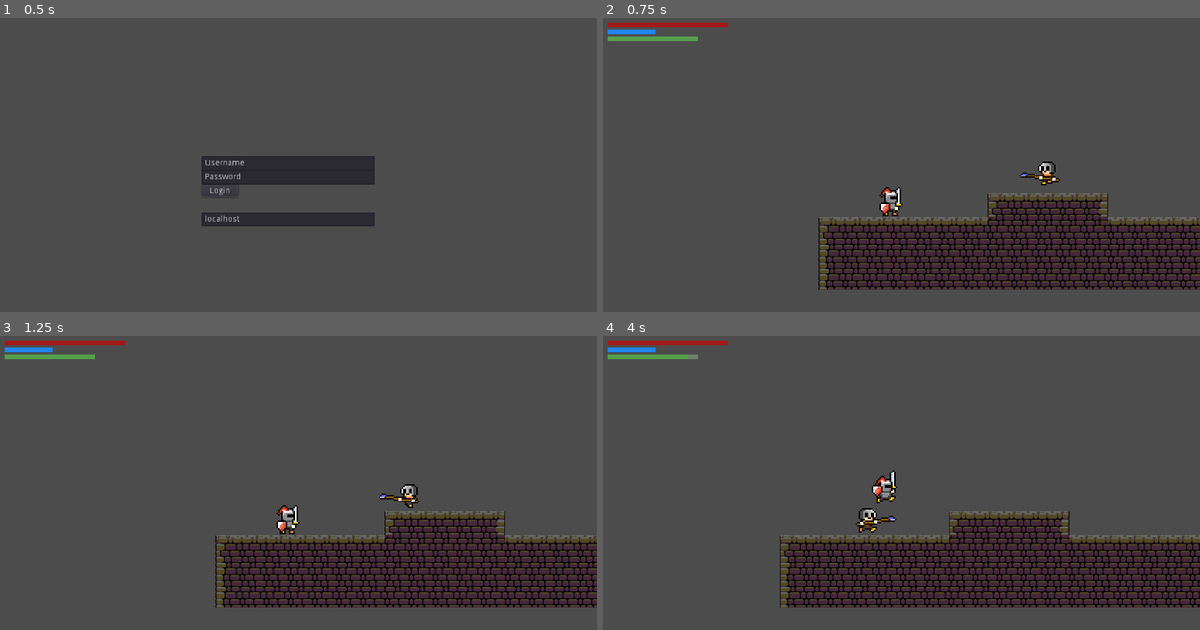
Above: before the commit, frames 1-4 (two rows, left to right).
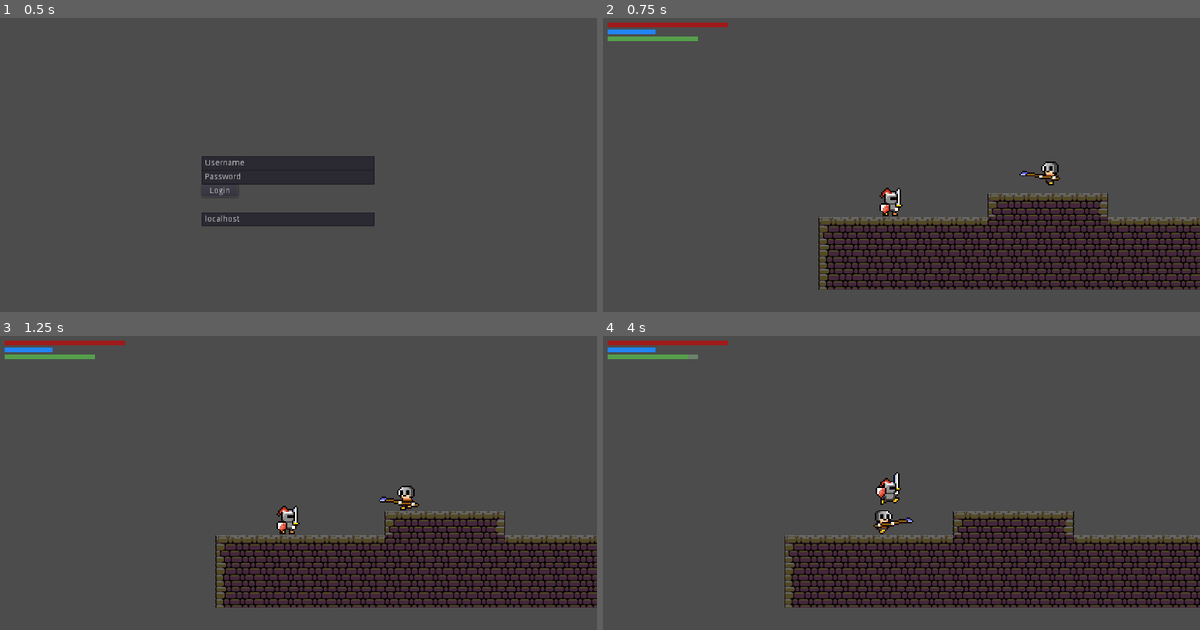
Above: after the commit, the same moments.

Repository: dim35/CEN3031-Project
Game: Godot game, scene res://screens/login_screen/login_screen.tscn
Two runs of this game, one before a commit and one after it. Both use one fixed random seed, a clock stepped at 60 frames per second and the inputs below.
Inputs:
- Up to frame 1 (0.5 s): no input
- Up to frame 2 (0.75 s): click "Login" at 0.5 s
- Up to frame 3 (1.25 s): no input
- Up to frame 4 (4 s): hold D (move_right) 1.28-2.03 s; hold X (attack) 1.28-2.03 s; tap Up (jump) at 1.52, 2.27, 3.77 s; hold A (move_left) 2.03-2.78 s; tap X (attack) at 2.1, 3.6 s; hold X (attack) 2.78-3.53 s; hold D (move_right) from 2.78 s (still down)

Frame 1 is identical in both runs. In frame 2, 0.3% of the frame differs, in the area x 46-77%, y 48-66%; in frame 3, 0.4%; in frame 4, 6.8%, in the area x 29-100%, y 45-93%.

Commit message:
All entity scenes properly inherited now.

Diff:
--- a/entity_scenes/AnimatedEntity.tscn
+++ b/entity_scenes/AnimatedEntity.tscn
@@ -14,16 +14,16 @@
 [sub_resource type="CapsuleShape2D" id=2]
 
 custom_solver_bias = 0.0
-radius = 10.0
-height = 20.0
+radius = 7.07825
+height = 5.25938
 
 [sub_resource type="CapsuleShape2D" id=3]
 
 custom_solver_bias = 0.0
-radius = 10.0
-height = 20.0
+radius = 8.40509
+height = 1.37794
 
-[node name="AnimatedEntity" type="KinematicBody2D" index="0"]
+[node name="AnimatedEntity" type="KinematicBody2D"]
 
 input_pickable = false
 collision_layer = 1
--- a/entity_scenes/ControllableEntity.gd
+++ b/entity_scenes/ControllableEntity.gd
@@ -1,5 +1 @@
 extends "res://entity_scenes/AnimatedEntity.gd"
-
-
-func _physics_process(delta):
-	pass
--- a/entity_scenes/Mob.tscn
+++ b/entity_scenes/Mob.tscn
@@ -18,6 +18,18 @@
 "speed": 5.0
 } ]
 
+[sub_resource type="CapsuleShape2D" id=2]
+
+custom_solver_bias = 0.0
+radius = 10.0
+height = 13.4696
+
+[sub_resource type="CapsuleShape2D" id=3]
+
+custom_solver_bias = 0.0
+radius = 10.0
+height = 13.3613
+
 [node name="Mob" instance=ExtResource( 1 )]
 
 collision_layer = 2
@@ -29,7 +41,7 @@
 scale = Vector2( 2, 2 )
 frames = SubResource( 1 )
 animation = "walking"
-frame = 2
+frame = 5
 playing = true
 offset = Vector2( 5, 0 )
 flip_h = true
@@ -37,7 +49,8 @@
 
 [node name="Hitbox" parent="." index="1"]
 
-position = Vector2( 0.821106, -1.79471 )
+position = Vector2( -1.17889, -0.79471 )
+shape = SubResource( 2 )
 
 [node name="Area2D" parent="." index="2"]
 
@@ -46,3 +59,4 @@
 [node name="CollisionShape2D" parent="Area2D" index="0"]
 
 position = Vector2( -0.973633, -62.2777 )
+shape = SubResource( 3 )
--- a/entity_scenes/Player.tscn
+++ b/entity_scenes/Player.tscn
@@ -1,9 +1,9 @@
-[gd_scene load_steps=17 format=2]
+[gd_scene load_steps=16 format=2]
 
-[ext_resource path="res://entity_scenes/Player.gd" type="Script" id=1]
-[ext_resource path="res://assets/animation_sprites/attacking-0.png" type="Texture" id=2]
-[ext_resource path="res://assets/animation_sprites/attacking-1.png" type="Texture" id=3]
-[ext_resource path="res://assets/animation_sprites/attacking-2.png" type="Texture" id=4]
+[ext_resource path="res://entity_scenes/ControllableEntity.tscn" type="PackedScene" id=1]
+[ext_resource path="res://entity_scenes/Player.gd" type="Script" id=2]
+[ext_resource path="res://assets/animation_sprites/idle-1.png" type="Texture" id=3]
+[ext_resource path="res://assets/animation_sprites/idle-0.png" type="Texture" id=4]
 [ext_resource path="res://assets/animation_sprites/walking-0.png" type="Texture" id=5]
 [ext_resource path="res://assets/animation_sprites/walking-1.png" type="Texture" id=6]
 [ext_resource path="res://assets/animation_sprites/walking-2.png" type="Texture" id=7]
@@ -11,23 +11,17 @@
 [ext_resource path="res://assets/animation_sprites/walking-4.png" type="Texture" id=9]
 [ext_resource path="res://assets/animation_sprites/walking-5.png" type="Texture" id=10]
 [ext_resource path="res://assets/animation_sprites/knight-jump-0.png" type="Texture" id=11]
-[ext_resource path="res://assets/animation_sprites/idle-1.png" type="Texture" id=12]
-[ext_resource path="res://assets/animation_sprites/idle-0.png" type="Texture" id=13]
+[ext_resource path="res://assets/animation_sprites/attacking-0.png" type="Texture" id=12]
+[ext_resource path="res://assets/animation_sprites/attacking-1.png" type="Texture" id=13]
+[ext_resource path="res://assets/animation_sprites/attacking-2.png" type="Texture" id=14]
 
-[sub_resource type="CapsuleShape2D" id=1]
-
-custom_solver_bias = 0.0
-radius = 8.2
-height = 1.87106
-_sections_unfolded = [ "Resource" ]
-
-[sub_resource type="SpriteFrames" id=2]
+[sub_resource type="SpriteFrames" id=1]
 
 animations = [ {
-"frames": [ ExtResource( 2 ), ExtResource( 3 ), ExtResource( 4 ) ],
+"frames": [ ExtResource( 3 ), ExtResource( 4 ) ],
 "loop": true,
-"name": "attacking",
-"speed": 6.0
+"name": "idle",
+"speed": 5.0
 }, {
 "frames": [ ExtResource( 5 ), ExtResource( 6 ), ExtResource( 7 ), ExtResource( 8 ), ExtResource( 9 ), ExtResource( 10 ) ],
 "loop": true,
@@ -39,82 +33,23 @@
 "name": "falling",
 "speed": 5.0
 }, {
-"frames": [ ExtResource( 12 ), ExtResource( 13 ) ],
+"frames": [ ExtResource( 12 ), ExtResource( 13 ), ExtResource( 14 ) ],
 "loop": true,
-"name": "idle",
-"speed": 5.0
+"name": "attacking",
+"speed": 6.0
 } ]
 
-[sub_resource type="CapsuleShape2D" id=3]
-
-custom_solver_bias = 0.0
-radius = 8.11261
-height = 1.83669
-
-[node name="Player" type="KinematicBody2D" index="0"]
+[node name="Player" instance=ExtResource( 1 )]
 
 position = Vector2( 864, 128 )
 scale = Vector2( 2, 2 )
-input_pickable = true
 collision_layer = 0
 collision_mask = 3
-collision/safe_margin = 0.08
-script = ExtResource( 1 )
-_sections_unfolded = [ "Audio Bus", "Collision", "Material", "Pause", "Pickable", "Transform", "Visibility", "Z Index", "collision" ]
+script = ExtResource( 2 )
+_sections_unfolded = [ "Collision", "Material", "Pause", "Pickable", "Transform", "Visibility", "Z Index", "collision" ]
 
-[node name="Hitbox" type="CollisionShape2D" parent="." index="0"]
+[node name="Animations" parent="." index="0"]
 
-position = Vector2( 0, 1 )
-shape = SubResource( 1 )
-_sections_unfolded = [ "Material", "Pause", "Transform", "Visibility", "Z Index" ]
-
-[node name="Animations" type="AnimatedSprite" parent="." index="1"]
-
-frames = SubResource( 2 )
-animation = "idle"
-frame = 1
-playing = true
-_sections_unfolded = [ "Material", "Pause", "Transform", "Visibility", "Z Index" ]
-
-[node name="Camera" type="Camera2D" parent="." index="2"]
-
-anchor_mode = 1
-rotating = false
-current = true
-zoom = Vector2( 0.8, 0.8 )
-limit_left = -10000000
-limit_top = -10000000
-limit_right = 10000000
-limit_bottom = 10000000
-limit_smoothed = false
-drag_margin_h_enabled = true
-drag_margin_v_enabled = true
-smoothing_enabled = false
-smoothing_speed = 5.0
-offset_v = 0.0
-offset_h = 0.0
-drag_margin_left = 0.2
-drag_margin_top = 0.2
-drag_margin_right = 0.2
-drag_margin_bottom = 0.2
-editor_draw_screen = true
-editor_draw_limits = false
-editor_draw_drag_margin = false
-_sections_unfolded = [ "Drag Margin", "Editor", "Limit", "Material", "Offset", "Pause", "Smoothing", "Transform", "Visibility", "Z Index" ]
-
-[node name="Area2D" type="Area2D" parent="." index="3"]
-
-input_pickable = true
-gravity_vec = Vector2( 0, 1 )
-gravity = 98.0
-linear_damp = 0.1
-angular_damp = 1.0
-audio_bus_override = false
-audio_bus_name = "Master"
-
-[node name="CollisionShape2D" type="CollisionShape2D" parent="Area2D" index="0"]
-
-position = Vector2( 0, 1 )
-shape = SubResource( 3 )
-
-[node name="Inventory" type="Node" parent="." index="4"]
+frames = SubResource( 1 )
+animation = "walking"
+frame = 5
Not shown: 1 places in entity_scenes/Mob.tscn that only renumber resources
